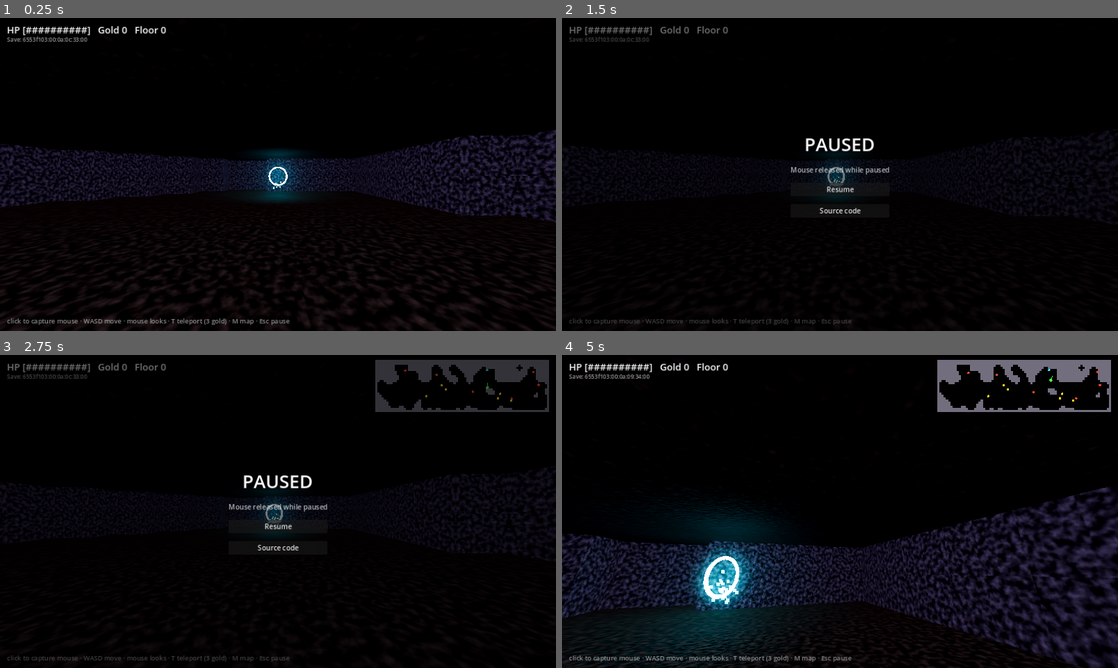
Above: before the commit, frames 1-4 (two rows, left to right).
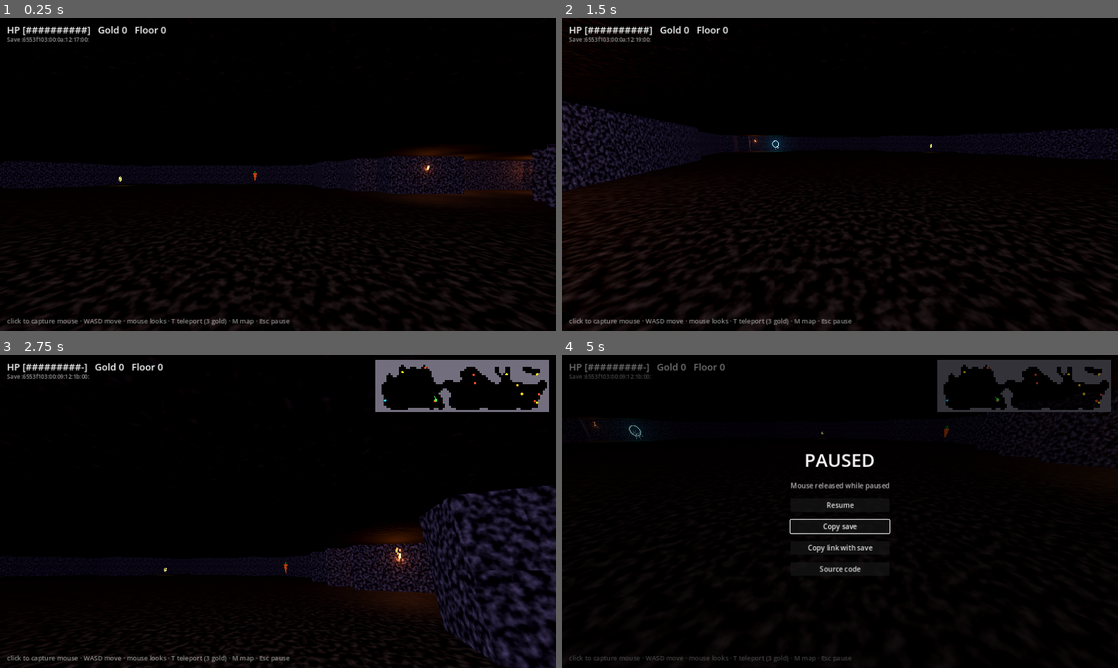
Above: after the commit, the same moments.

Repository: adipascu/carrot-crawler-3d
Game: Godot game, scene res://main.tscn
Two runs of this game, one before a commit and one after it. Both use one fixed random seed, a clock stepped at 60 frames per second and the inputs below.
Inputs (mouse positions are in pixels of both pictures, inside the frame that each line leads up to):
- Up to frame 1 (0.25 s): no input
- Up to frame 2 (1.5 s): tap Enter at 0.5, 1.25 s; move the mouse to (962, 158) at 0.52 s; hold D 0.53-1.28 s; tap P at 0.6 s; click (962, 158) at 0.67 s; move the mouse to (728, 190) at 1.27 s; hold S from 1.28 s (still down); tap T at 1.35 s; click (728, 190) at 1.42 s
- Up to frame 3 (2.75 s): tap Enter at 2 s; move the mouse to (333, 442) at 2.02 s; release S at 2.03 s; hold D from 2.03 s (still down); tap M at 2.1 s; click (333, 442) at 2.17 s
- Up to frame 4 (5 s): tap Enter at 2.75 s; move the mouse to (812, 574) at 2.77 s; release D at 2.78 s; hold W 2.78-3.5 s; tap P at 2.85 s; click (812, 574) at 2.92 s; click (840, 527) at 3.5 s, where only the run after the commit has a clickable "Copy save"; move the mouse to (878, 514) at 4.27 s; hold W from 4.28 s (still down); tap T at 4.35 s

The runs differ from the first frame. In frame 1, 9.1% of the frame differs, in the area x 0-100%, y 6-100%; in frame 2, 7.3%; in frame 3, 14%; in frame 4, 28%, in the area x 0-100%, y 1-100%.

Commit message:
Share spec-compliant cross-version saves and pause on focus loss

Diff:
--- a/godot3d/main.gd
+++ b/godot3d/main.gd
@@ -10,7 +10,12 @@
 const REGEN_S := 2.8
 
 var rng := RandomNumberGenerator.new()
+var lcg_state := 0
 var grid := PackedInt32Array()
+var enemy_cells: Array[int] = []
+var coin_cells: Array[int] = []
+var loaded_row := -1
+var loaded_col := -1
 var seed_v := 0
 var depth := 0
 var money := 0
@@ -48,12 +53,21 @@
 	_build_ui()
 	_build_audio()
 	var args := OS.get_cmdline_user_args()
+	gen()
+	var spawn := rand_floor_cell()
+	var loaded := false
 	for a in args:
-		if ":" in a:
-			_load_save(a)
-	gen()
+		if ":" in a and _load_save(a):
+			loaded = true
+	if not loaded and OS.has_feature("web"):
+		var qs := str(JavaScriptBridge.eval(
+				"new URLSearchParams(location.search).get('save')||''", true))
+		if qs.length() >= 11:
+			loaded = _load_save(qs)
+	if loaded:
+		gen()
 	build_level()
-	_place_player(rand_floor_cell())
+	_place_player(loaded_row * L + loaded_col if loaded else spawn)
 	if "--selftest" in args:
 		selftest()
 	elif "--screenshot" in args:
@@ -70,14 +84,35 @@
 	get_tree().quit()
 
 
-func _load_save(s: String) -> void:
-	var parts := s.split(":")
-	if parts.size() != 6:
-		return
-	seed_v = ("0x" + parts[0]).hex_to_int()
-	depth = ("0x" + parts[1]).hex_to_int()
-	health = clampi(("0x" + parts[2]).hex_to_int(), 1, MAXHP)
-	money = ("0x" + parts[5]).hex_to_int()
+func _load_save(s: String) -> bool:
+	var re := RegEx.create_from_string("[0-9a-fA-F]+")
+	var found := re.search_all(s)
+	if found.size() < 6:
+		return false
+	var f: Array[int] = []
+	for k in 6:
+		f.append(("0x" + found[k].get_string()).hex_to_int())
+	seed_v = f[0]
+	depth = f[1]
+	health = clampi(f[2], 1, MAXHP)
+	loaded_row = clampi(f[3], 1, ROWS - 1)
+	loaded_col = clampi(f[4], 0, L - 1)
+	money = f[5]
+	return true
+
+
+func save_token() -> String:
+	return ":%x:%02x:%02x:%02x:%02x:%02x:" % [seed_v, depth, health,
+			int(player.position.z / CELL), int(player.position.x / CELL), money]
+
+
+func lcg_srand(s: int) -> void:
+	lcg_state = (s & 0xFFFFFFFF) - 1
+
+
+func lcg_rand() -> int:
+	lcg_state = lcg_state * 6364136223846793005 + 1
+	return (lcg_state >> 33) & 0x7FFFFFFF
 
 
 func edge(i: int) -> bool:
@@ -87,26 +122,40 @@
 @warning_ignore("integer_division")
 func gen() -> void:
 	gens += 1
-	rng.seed = seed_v
+	lcg_srand(seed_v)
 	for i in range(0, L):
 		grid[i] = 0
 	for i in range(L, M):
 		var carved := ((i + 1) & ~1) % L != 0 and i / L < 13 and i / L > 10
-		grid[i] = WALL if not carved and (edge(i) or rng.randi() % 100 < 45) else OPEN
+		if carved:
+			grid[i] = OPEN
+		else:
+			var dug := lcg_rand() % 100 < 45
+			grid[i] = WALL if edge(i) or dug else OPEN
 	for _pass in 2:
 		for i in range(L, M):
 			if not edge(i):
 				var s := grid[i - 81] + grid[i - L] + grid[i - 79] + grid[i - 1] + grid[i] \
 						+ grid[i + 1] + grid[i + 79] + grid[i + L] + grid[i + 81]
 				grid[i] = WALL if s < 360 else OPEN
-	down_cell = rand_floor_cell() if depth < 100 else -1
-	up_cell = rand_floor_cell() if depth > 0 else -1
-	rng.seed = seed_v * gens
+	var cell := rand_floor_cell()
+	down_cell = cell if depth < 100 else -1
+	cell = rand_floor_cell()
+	up_cell = cell if depth > 0 else -1
+	lcg_srand(seed_v * gens)
+	enemy_cells.clear()
+	coin_cells.clear()
+	var lo := 6 * depth
+	var hi := lo + (6 + depth / 5 if depth < 100 else 0)
+	for j in range(lo, hi):
+		if j < 600:
+			enemy_cells.append(rand_floor_cell())
+			coin_cells.append(rand_floor_cell())
 
 
 func rand_floor_cell() -> int:
 	for _i in 100000:
-		var i := rng.randi() % M
+		var i := lcg_rand() % M
 		if grid[i] == OPEN:
 			return i
 	return L + 1
@@ -347,7 +396,7 @@
 	mat.albedo_color = c
 	mat.emission_enabled = true
 	mat.emission = c
-	mat.emission_energy_multiplier = 2.0
+	mat.emission_energy_multiplier = 1.2
 	return mat
 
 
@@ -363,8 +412,8 @@
 	env.fog_density = 0.012
 	env.tonemap_mode = Environment.TONE_MAPPER_ACES
 	env.glow_enabled = true
-	env.glow_intensity = 0.7
-	env.glow_bloom = 0.15
+	env.glow_intensity = 0.45
+	env.glow_bloom = 0.04
 	var we := WorldEnvironment.new()
 	we.environment = env
 	add_child(we)
@@ -464,9 +513,9 @@
 		walls_body.add_child(wc)
 
 	_spawn_torches()
-	for _i in entity_count():
-		_spawn_coin(rand_floor_cell())
-		_spawn_enemy(rand_floor_cell())
+	for j in enemy_cells.size():
+		_spawn_enemy(enemy_cells[j])
+		_spawn_coin(coin_cells[j])
 	if down_cell >= 0:
 		_spawn_portal(down_cell, 1, Color(0.2, 0.9, 1.0))
 	if up_cell >= 0:
@@ -718,10 +767,13 @@
 
 
 func _unhandled_input(event: InputEvent) -> void:
-	if event is InputEventMouseButton and event.pressed \
-			and not game_paused and not ended \
-			and Input.mouse_mode != Input.MOUSE_MODE_CAPTURED:
-		Input.mouse_mode = Input.MOUSE_MODE_CAPTURED
+	if event is InputEventMouseButton and event.pressed and not ended:
+		if game_paused:
+			set_paused(false)
+		elif Input.mouse_mode != Input.MOUSE_MODE_CAPTURED:
+			Input.mouse_mode = Input.MOUSE_MODE_CAPTURED
+
+
 	if event is InputEventKey and event.pressed and not event.echo:
 		match event.keycode:
 			KEY_ESCAPE, KEY_P:
@@ -732,6 +784,11 @@
 					teleport()
 			KEY_M:
 				minimap.visible = not minimap.visible
+
+
+func _notification(what: int) -> void:
+	if what == NOTIFICATION_APPLICATION_FOCUS_OUT and not ended and not game_paused:
+		set_paused(true)
 
 
 @warning_ignore("integer_division")
@@ -754,7 +811,7 @@
 	var pcol := int(player.position.x / CELL)
 	hud_stats.text = "HP [%s%s]   Gold %d   Floor %d" % [
 		"#".repeat(maxi(health, 0)), "-".repeat(MAXHP - maxi(health, 0)), money, depth]
-	hud_save.text = "Save: %x:%02x:%02x:%02x:%02x:%02x" % [seed_v, depth, health, prow, pcol, money]
+	hud_save.text = "Save " + save_token()
 	if minimap.visible:
 		minimap.queue_redraw()
 
@@ -825,6 +882,7 @@
 func _menu_panel() -> Control:
 	var dim := ColorRect.new()
 	dim.color = Color(0, 0, 0, 0.55)
+	dim.mouse_filter = Control.MOUSE_FILTER_IGNORE
 	dim.set_anchors_preset(Control.PRESET_FULL_RECT)
 	var vbox := VBoxContainer.new()
 	vbox.name = "vbox"
@@ -859,6 +917,16 @@
 	b.text = btn_text
 	b.pressed.connect(btn_fn)
 	panel.get_node("vbox").add_child(b)
+	var cp := Button.new()
+	cp.text = "Copy save"
+	cp.pressed.connect(func(): DisplayServer.clipboard_set(save_token()))
+	panel.get_node("vbox").add_child(cp)
+	var cl := Button.new()
+	cl.text = "Copy link with save"
+	cl.pressed.connect(func(): DisplayServer.clipboard_set(
+			str(JavaScriptBridge.eval("location.origin+location.pathname", true))
+			+ "?save=" + save_token().uri_encode()))
+	panel.get_node("vbox").add_child(cl)
 	panel.get_node("vbox").add_child(_source_button())
 	return layer
 
Not shown, changed: .gitignore
Not shown, changed: Makefile
Not shown, changed: README.md
Not shown, changed: gamedriver.py
Not shown, changed: prog3d.c
Not shown, changed: web/original/index.html
Not shown, changed: web/shim/curses_shim.c
Not shown, changed: web/terminal3d/index.html
